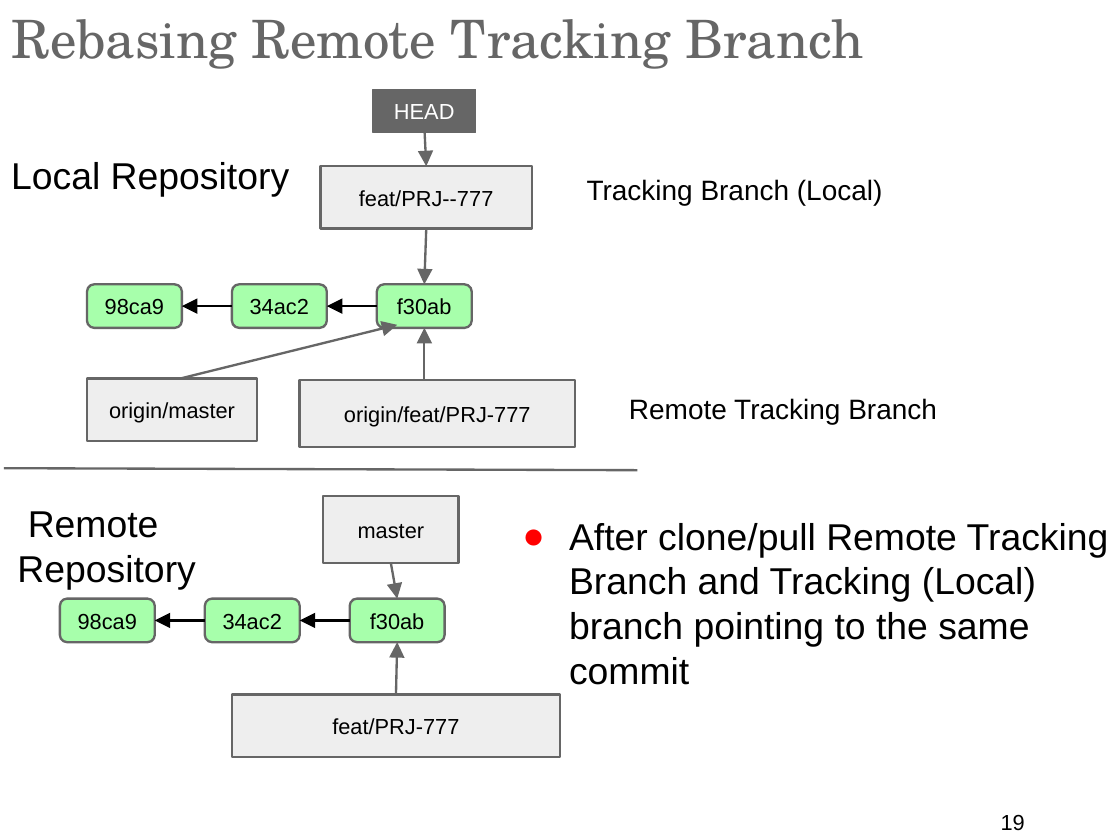
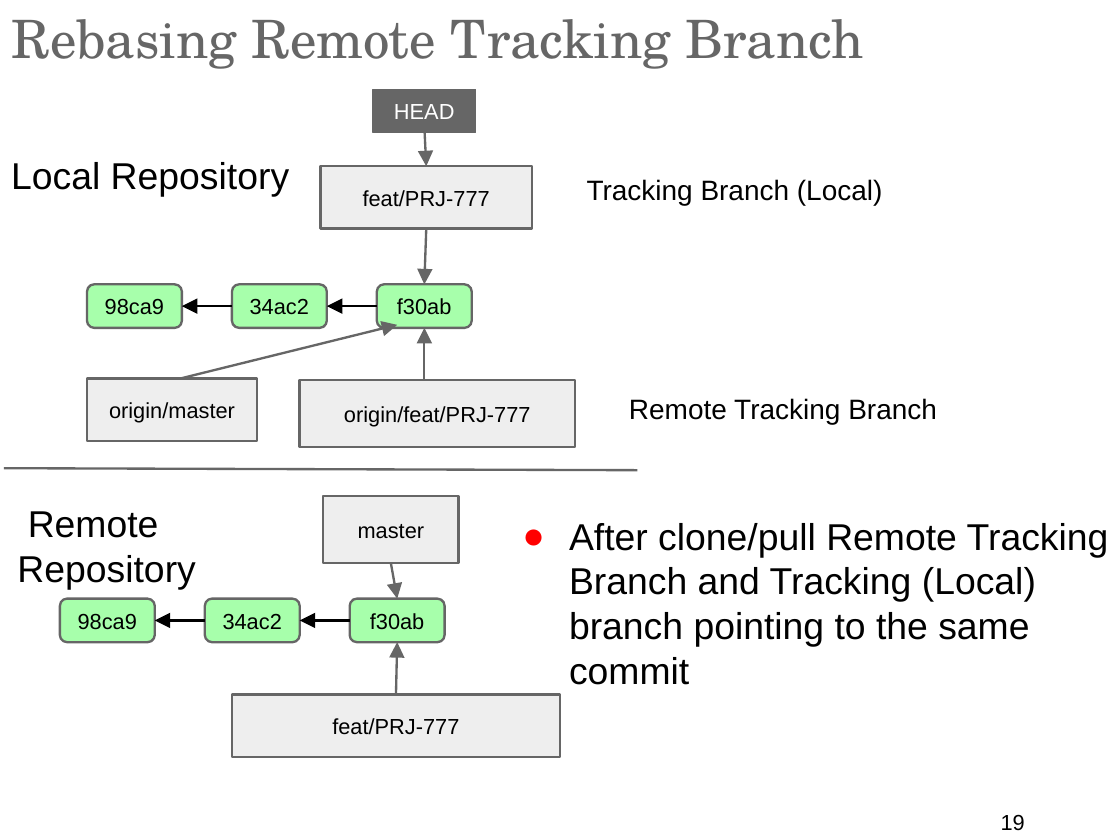
Before and after one commit to ilyaro/mysite, a slide deck: slide 19 of WorkStuff/Courses/Git/Git_General_Training_Lab/Git_General_Training_ap.ppt.pptx. Drawn at 1120x840 pixels with LibreOffice and Linux fonts; fonts in the diff are those of the drawing. Boxes give left, top, right and bottom in pixels: in the first picture for what was removed or moved away, otherwise in the second. Text is boxed around its words. In the diff, an @@ line names an element or a change of style, - is before the commit and + after.

Commit message:
fixes rebase

```diff
--- a/WorkStuff/Courses/Git/Git_General_Training_Lab/Git_General_Training_ap.ppt.pptx
+++ b/WorkStuff/Courses/Git/Git_General_Training_Lab/Git_General_Training_ap.ppt.pptx
@@ text in rectangle at bbox=[363, 190, 490, 207]: text changed @@
-feat/PRJ--777
+feat/PRJ-777
```
